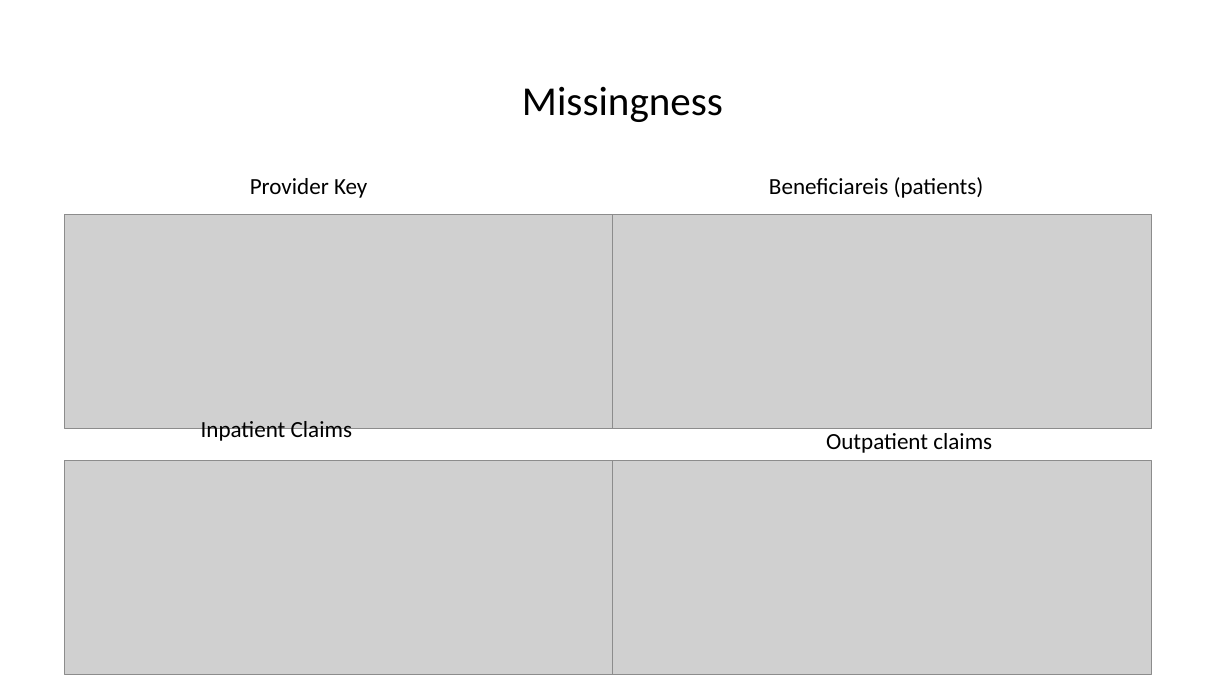
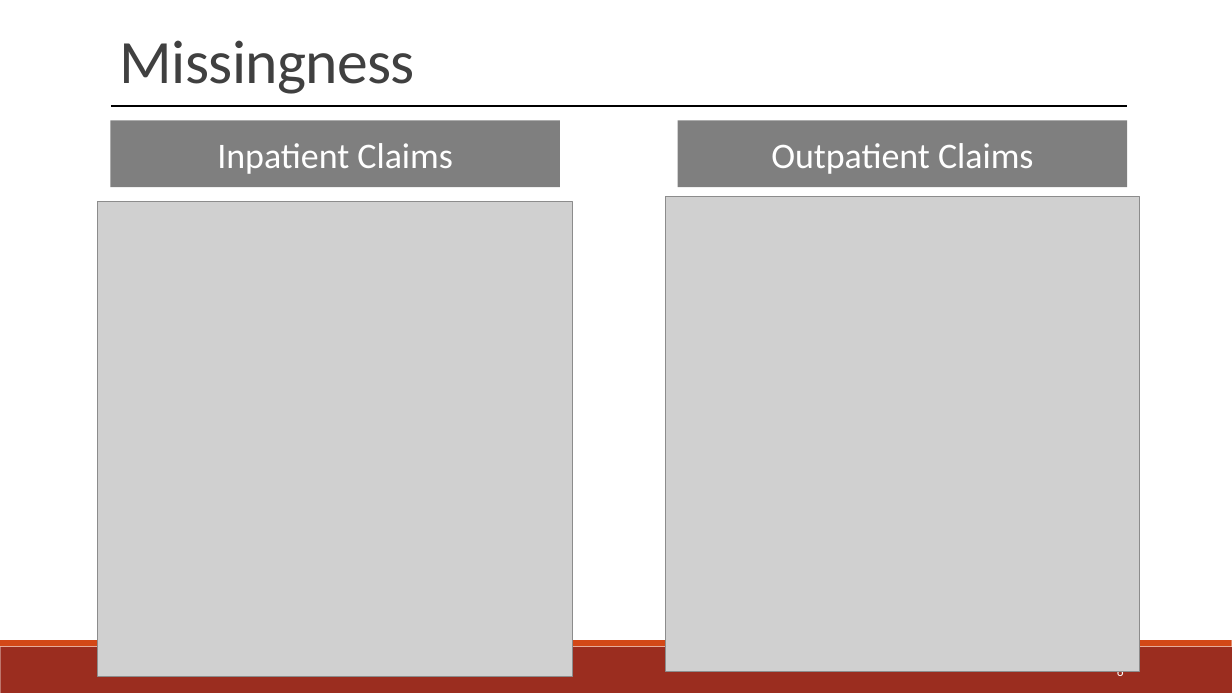
Before and after one commit to jwelch1123/healthcare_fraud_detection, a slide deck: slide 6 of Presentation.pptx (slide 4 before the commit). Drawn at 1232x693 pixels with LibreOffice and Linux fonts; fonts in the diff are those of the drawing; grey boxes stand for pictures. Boxes give left, top, right and bottom in pixels: in the first picture for what was removed or moved away, otherwise in the second. Text is boxed around its words. In the diff, an @@ line names an element or a change of style, - is before the commit and + after.

```diff
--- a/Presentation.pptx
+++ b/Presentation.pptx
@@ text "Missingness": place and size @@
-text "Missingness" at <box>522,86,723,122</box>
+text "Missingness" at <box>120,40,415,94</box>
@@ text "Missingness" at <box>120,40,415,94</box>: size 32 to 48 pt, text colour #000000 to #404040, letter spacing 0 to -0.5 pt; alignment centre to left; line spacing 0.9 to 0.85; vertical alignment middle to top @@
@@ line added from (111, 105) to (1128, 105), #000000 1.5 pt @@
@@ rectangle "Inpatient Claims": place and size @@
-rectangle "Inpatient Claims" at <box>201,421,352,444</box>
+rectangle "Inpatient Claims" at <box>110,120,560,187</box>
@@ rectangle "Inpatient Claims" at <box>110,120,560,187</box>: size 18 to 28 pt, text colour #000000 to #FFFFFF; alignment left to centre; more space between paragraphs; vertical alignment top to middle; fill none to #000000 at 50% opacity @@
@@ rectangle "Outpatient Claims": place and size @@
-rectangle "Outpatient Claims" at <box>826,433,992,453</box>
+rectangle "Outpatient Claims" at <box>677,120,1128,187</box>
@@ rectangle "Outpatient Claims" at <box>677,120,1128,187</box>: vertical alignment top to middle; fill none to #000000 at 50% opacity @@
@@ text in rectangle at <box>771,143,1033,174</box>: text changed; size 18 to 28 pt; text colour #000000 to #FFFFFF @@
-Outpatient claims
+Outpatient Claims
@@ text removed at <box>250,178,367,198</box> @@
-Provider Key
@@ text removed at <box>769,177,984,198</box> @@
-Beneficiareis (patients)
@@ picture added at <box>98,201,573,677</box> @@
@@ picture added at <box>665,197,1141,672</box> @@
@@ picture removed at <box>65,214,612,429</box> @@
@@ picture removed at <box>604,214,1152,429</box> @@
@@ picture removed at <box>65,460,612,675</box> @@
@@ picture removed at <box>604,460,1152,675</box> @@
@@ rectangle added at <box>0,647,1232,693</box>, fill #9B2D1F @@
@@ rectangle added at <box>0,640,1232,647</box>, fill #D34817 @@
@@ page number added at <box>1117,665,1124,680</box>, 10.5 pt, text #FFFFFF @@
+6
```
Also in this commit, not shown: 6 other slides changed, 16 slides added, 6 slides removed, 10 other files.
